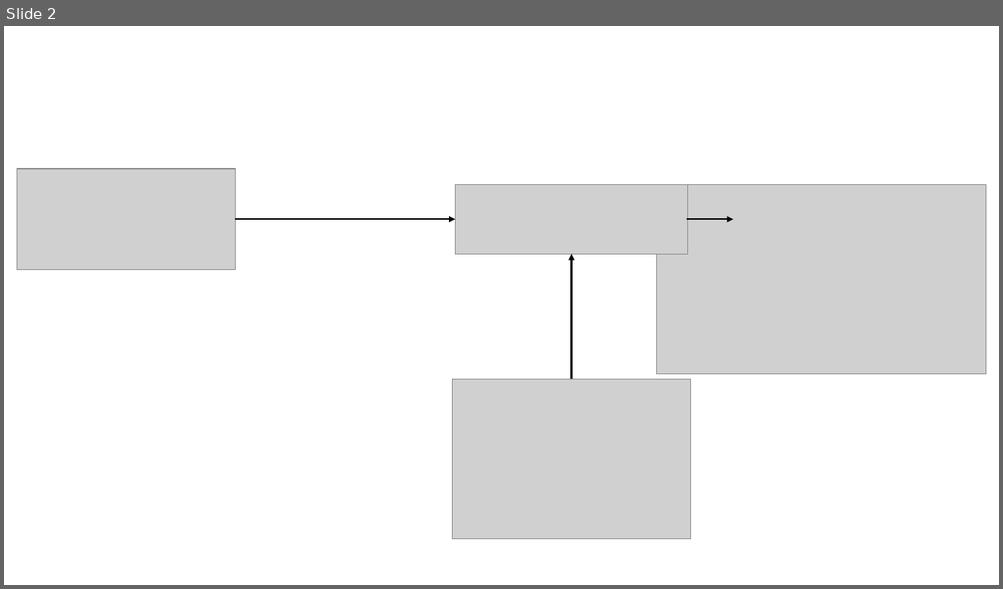
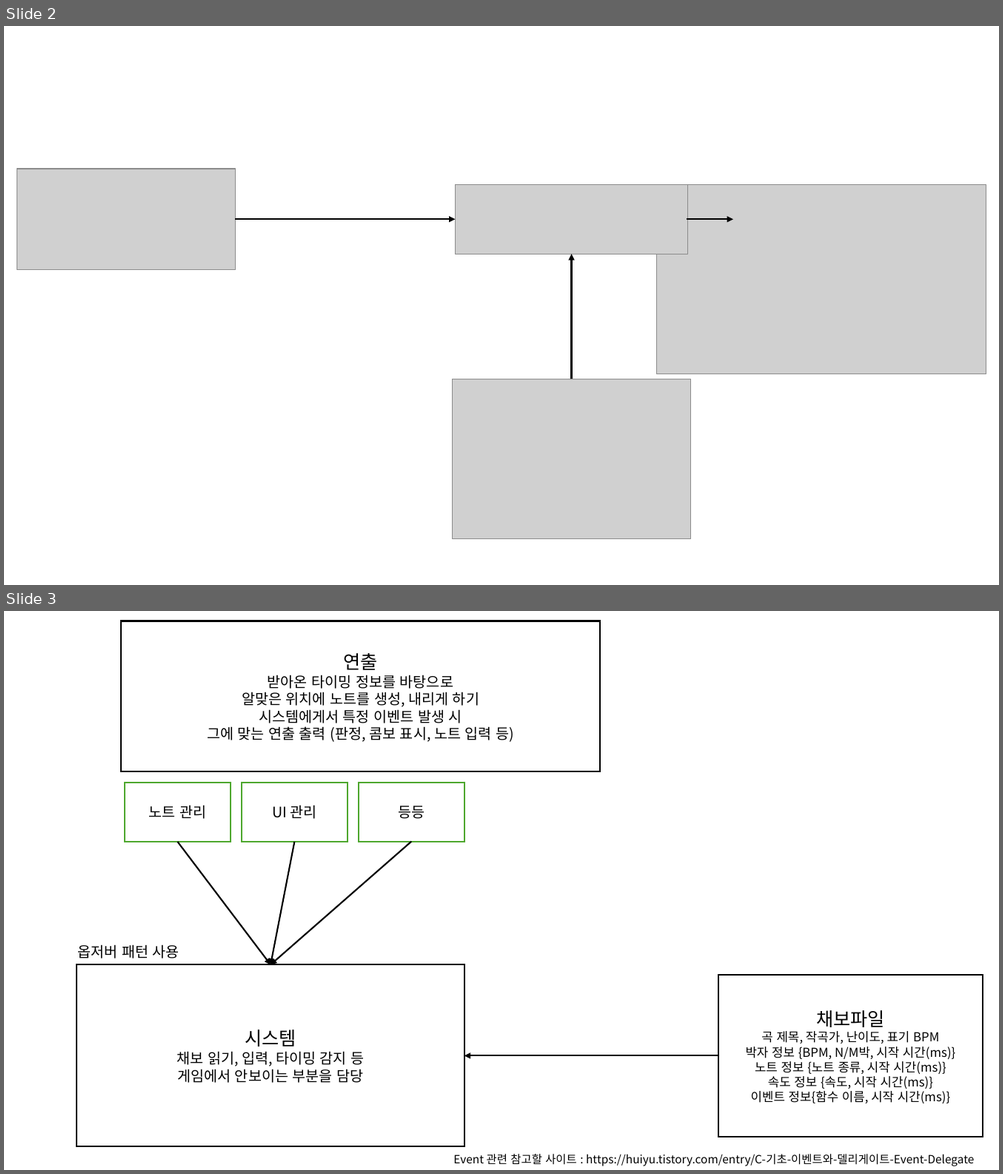
Before and after one commit to s53809/popn, a slide deck: Structure.pptx. Shown one above the other, each under a label of ours: slide 2 before the commit, slides 2 and 3 after it. The pictures are 1003x589 and 1003x1174 pixels, drawn with LibreOffice and Linux fonts; fonts in the diff are those of the drawing; grey boxes stand for pictures. Boxes give left, top, right and bottom in pixels: in the first picture for what was removed or moved away, otherwise in the second. Text is boxed around its words. In the diff, an @@ line names an element or a change of style, - is before the commit and + after.

```diff
--- a/Structure.pptx
+++ b/Structure.pptx
@@ slide 3 added at <box>4,611,999,1170</box>, background #FFFFFF @@
@@ rectangle added at <box>121,621,601,772</box>, fill #FFFFFF, outline #000000 1.5 pt, 14 pt, text #000000 @@
+연출
+받아온 타이밍 정보를 바탕으로
+알맞은 위치에 노트를 생성, 내리게 하기
+시스템에게서 특정 이벤트 발생 시
+그에 맞는 연출 출력 (판정, 콤보 표시, 노트 입력 등)
@@ rectangle added at <box>125,783,231,842</box>, fill #FFFFFF, outline #4EA72E 1.5 pt, 14 pt, text #000000 @@
+노트 관리
@@ rectangle added at <box>242,783,347,842</box>, fill #FFFFFF, outline #4EA72E 1.5 pt, 14 pt, text #000000 @@
+UI 관리
@@ rectangle added at <box>358,783,464,842</box>, fill #FFFFFF, outline #4EA72E 1.5 pt, 14 pt, text #000000 @@
+등등
@@ arrow added from (178, 843) to (270, 965), #000000 1.5 pt @@
@@ arrow added from (294, 843) to (270, 965), #000000 1.5 pt @@
@@ arrow added from (412, 842) to (270, 965), #000000 1.5 pt @@
@@ rectangle added at <box>77,965,464,1147</box>, fill #FFFFFF, outline #000000 1.5 pt, 14 pt, text #000000 @@
+시스템
+채보 읽기, 입력, 타이밍 감지 등
+게임에서 안보이는 부분을 담당
@@ text added at <box>77,945,179,959</box>, 14 pt, text #000000 @@
+옵저버 패턴 사용
@@ rectangle added at <box>718,975,982,1137</box>, fill #FFFFFF, outline #000000 1.5 pt, 12 pt, text #000000 @@
+채보파일
+곡 제목, 작곡가, 난이도, 표기 BPM
+박자 정보 {BPM, N/M박, 시작 시간(ms)}
+노트 정보 {노트 종류, 시작 시간(ms)}
+속도 정보 {속도, 시작 시간(ms)}
+이벤트 정보{함수 이름, 시작 시간(ms)}
@@ arrow added from (718, 1056) to (464, 1056), #000000 1.5 pt @@
@@ text added at <box>453,1154,973,1167</box>, 11 pt, text #000000 @@
+Event 관련 참고할 사이트 : https://huiyu.tistory.com/entry/C-기초-이벤트와-델리게이트-Event-Delegate
```
Also in this commit, not shown: 1 other slide added, 17 other files.
